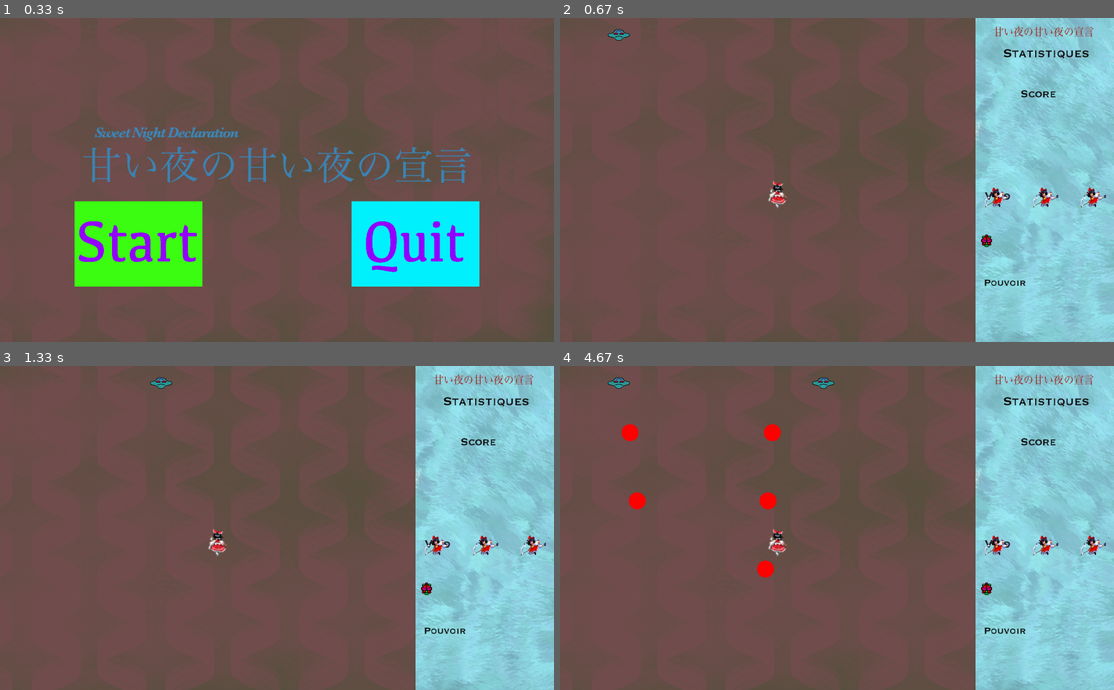
Above: before the commit, frames 1-4 (two rows, left to right).
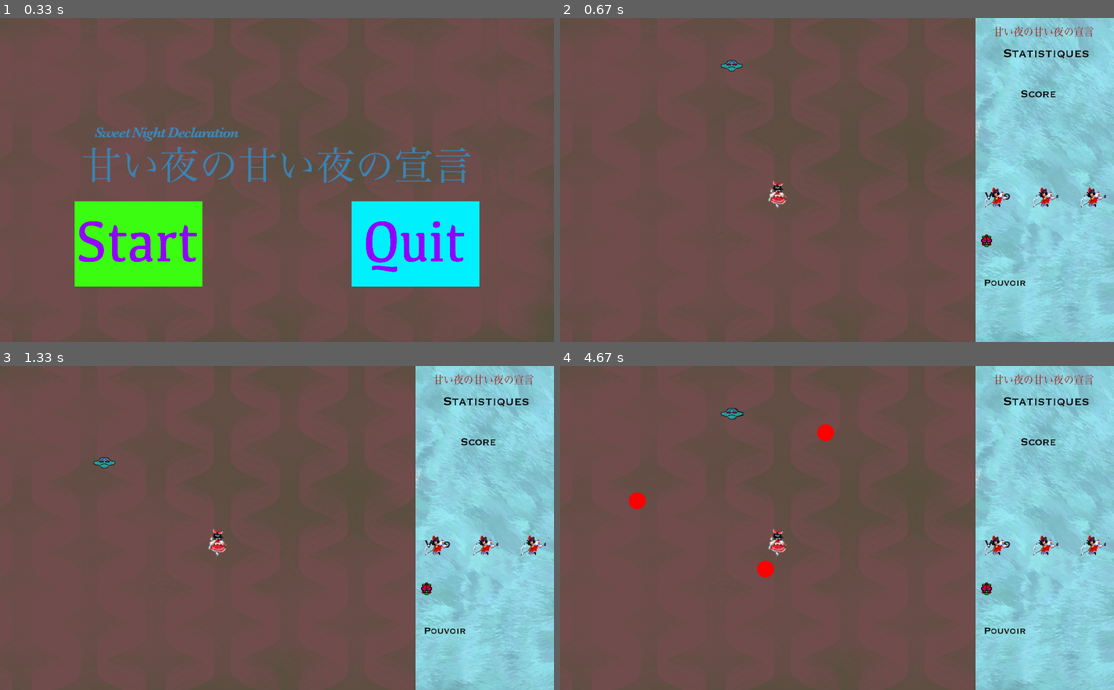
Above: after the commit, the same moments.

Repository: sukaizer/Sweet-Night-Declaration
Game: pygame game, started from main.py
Same seed, same stepped clock (60 frames per second), same inputs: the game is played once before the commit and once after it.
Inputs:
- Up to frame 1 (0.33 s): no input
- Up to frame 2 (0.67 s): tap Enter at 0.33 s
- Up to frame 3 (1.33 s): tap Space at 0.67 s
- Up to frame 4 (4.67 s): no input

Frame 1 is identical in both runs. In frame 2, 0.2% of the frame differs, in the area x 8-33%, y 3-17%; in frame 3, 0.2%; in frame 4, 0.8%, in the area x 8-50%, y 3-45%.

Commit message:
parametric enemies

Diff:
--- a/Enemies/Little_UFO.py
+++ b/Enemies/Little_UFO.py
@@ -2,11 +2,11 @@
 
 class Little_UFO(Enemy):
 
-    def __init__(self, game, x, y, vx, vy, velocity):
-        super().__init__(game, x, y, vx, vy, velocity)
+    def __init__(self, game, fun, **kwargs):
+        super().__init__(game, fun, **kwargs)
         self.image = pygame.image.load("assets/enemies/little_ufo.png").convert_alpha()
         self.rect = self.image.get_rect()
-        self.rect.x = x
-        self.rect.y = y
+        self.rect.x = 0
+        self.rect.y = 0
         self.health = 1
         self.max_health = 1
--- a/Enemy.py
+++ b/Enemy.py
@@ -8,24 +8,23 @@
 class Enemy(pygame.sprite.Sprite):
     """Classe représentant les ennemis"""
 
-    def __init__(self, game, x, y, vx, vy, velocity):
+    def __init__(self, game, fun, **kwargs):
         """Constructeur de classe"""
 
         super().__init__()
         self.game = game
         self.health = 30
         self.max_health = 30
-        self.velocity = velocity
         self.image = pygame.image.load("assets/bullet.png").convert_alpha()
         self.rect = self.image.get_rect()
-        self.rect.x = x
-        self.rect.y = y
-        self.vx = vx
-        self.vy = vy
+        self.rect.x = 0
+        self.rect.y = 0
+        self.fun = fun
+        self.args = kwargs
 
     def move(self):
-        self.rect.x += self.velocity * self.vx
-        self.rect.y += self.velocity * self.vy
+        self.args["time"] += 1
+        self.rect.x, self.rect.y = self.fun(**self.args)
 
     def remove(self):
         """Enlève l'ennemi (self) du groupe d'ennemis"""
--- a/Enemy_bullet.py
+++ b/Enemy_bullet.py
@@ -20,8 +20,7 @@
         self.rect.x, self.rect.y = self.fun(**self.args)
 
 
-    def setAngle(self, angle):
-        self.angle = angle
+
 
     def remove(self):
         self.game.all_enemy_bullets.remove(self)
--- a/Enemy_pattern.py
+++ b/Enemy_pattern.py
@@ -2,6 +2,7 @@
 import numpy as np
 from Enemy import *
 from Game import *
+from Enemy_bullet_pattern import *
 import random
 
 
@@ -17,7 +18,6 @@
 
 def simple_move(game, enemy):
     """Effectue un mouvement vertical simple de l'ennemi"""
-    enemy.move()
     if enemy.vx <= 0 and enemy.rect.x < 10:
         enemy.set_move(1, np.sin(game.time), enemy.velocity)
     if enemy.vx > 0 and enemy.rect.x > game.real_width:
--- a/Game.py
+++ b/Game.py
@@ -73,6 +73,9 @@
 
         # deplacement bullets
         self.move_bullets()
+
+        #deplacement ennemi
+        self.move_enemies()
 
         # update joueur (deplacement, shoot)
         self.update_player(pygame_event)
@@ -297,10 +300,15 @@
                     pygame.mixer.music.load('assets/music/stage01repeat.ogg')
                     pygame.mixer.music.play(1)
 
-    def spawn_enemy(self, EnemyType, x, y, vx, vy, vel):
+    def spawn_enemy(self, EnemyType, fun, **kwargs):
         """Permet de faire apparaitre un ennemi"""
 
-        self.all_enemies.add(EnemyType(self, x, y, vx, vy, vel))
+        self.all_enemies.add(EnemyType(self, fun, **kwargs))
+
+    def move_enemies(self):
+        if not self.is_paused:
+            for enemies in self.all_enemies :
+                enemies.move()
 
     def move_bullets(self):
         if not self.is_paused:
--- a/Stages/Stage01.py
+++ b/Stages/Stage01.py
@@ -4,6 +4,8 @@
 
 
 class Stage01(Game):
+
+
 
     def __init__(self, width, height):
         super().__init__(width, height)
@@ -13,11 +15,13 @@
         self.skelet(screen)
 
     def script_0(self):
+        x1 = [0, 400, 400, 200, 200, 400, 800]
+        y1 = [100, 100, 200, 200, 100, 100, 100]
+        t1 = [0, 20, 40, 60, 80, 100, 120]
         if not self.is_paused:
             for enemies in self.all_enemies:
-                simple_move(self, enemies)
                 if self.time % 80 == 0:
                     bulletpattern_curve(enemies, 'assets/enemies/circle.png')
 
             if self.time % 80 == 0:
-                self.spawn_enemy(Little_UFO, 0, 20, 1, 0, random.randint(3, 9))
+                self.spawn_enemy(Little_UFO, lagcurve_gen, x=x1, y= y1, t=t1, time=0)
